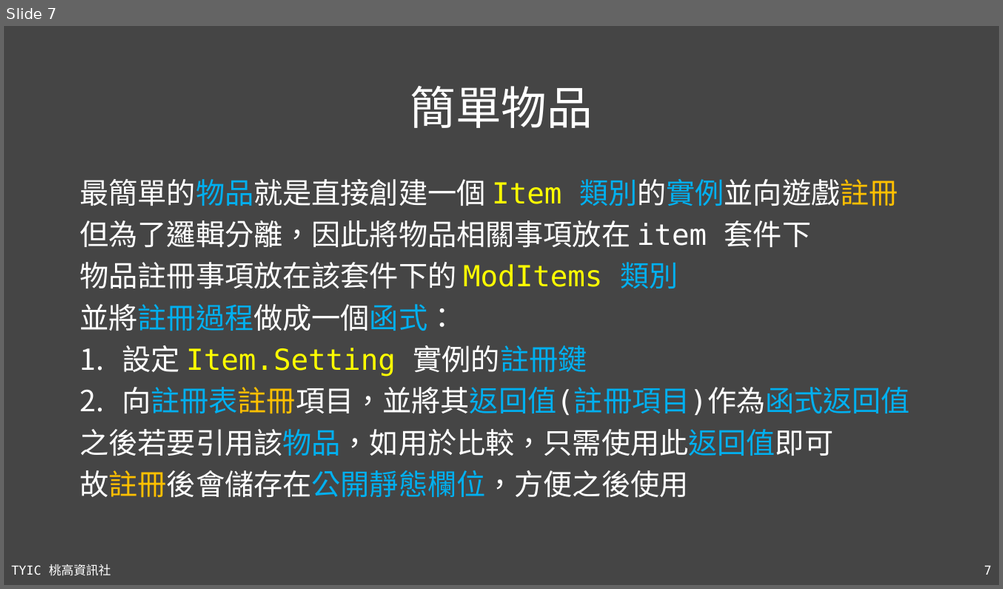
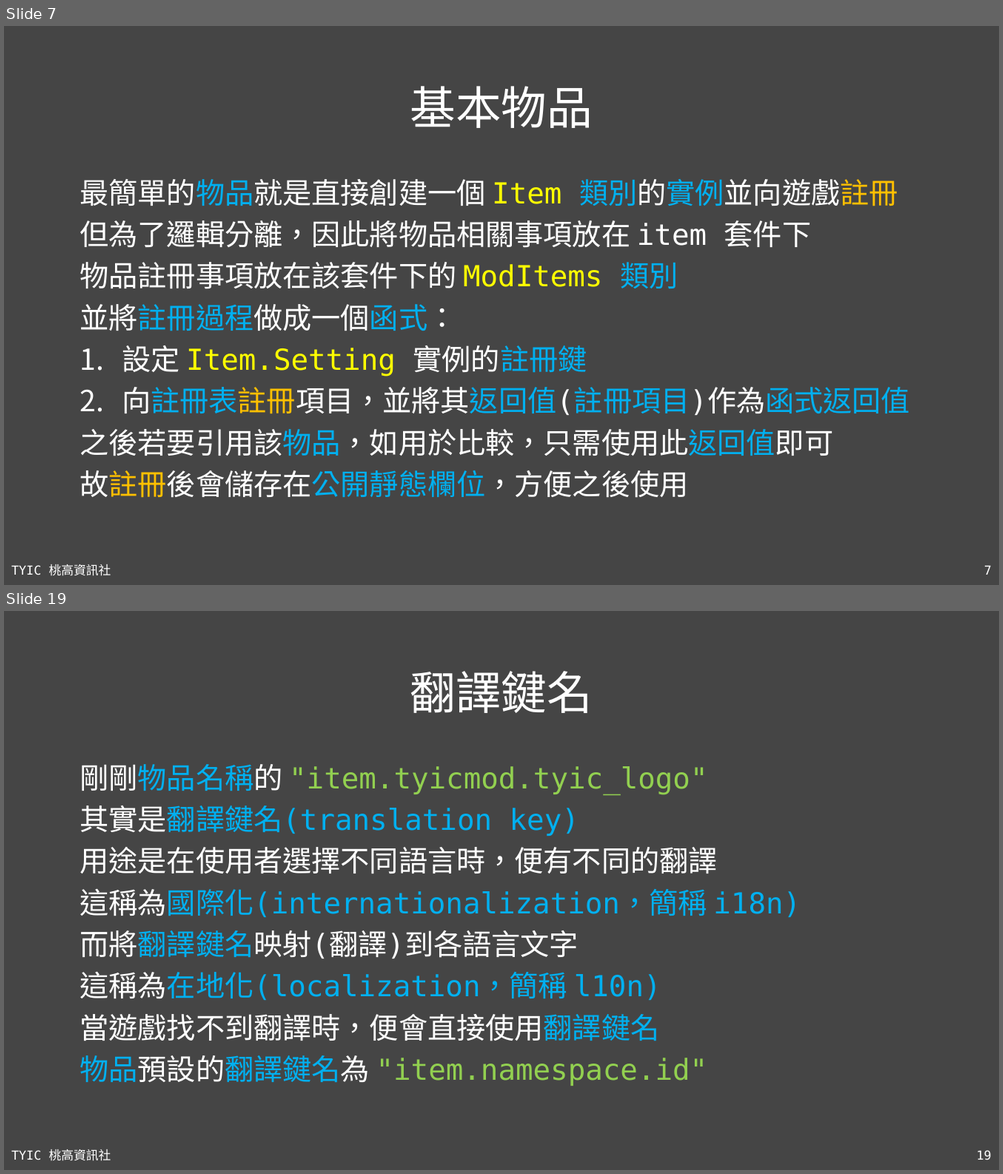
Before and after one commit to TYSHIC/slides, a slide deck: ppt/51_Java 專案：物品.pptx. Shown one above the other, each under a label of ours: slide 7 before the commit, slides 7 and 19 after it; the slides between them are not shown. The pictures are 1003x589 and 1003x1174 pixels, drawn with LibreOffice and Linux fonts; fonts in the diff are those of the drawing. Boxes give left, top, right and bottom in pixels: in the first picture for what was removed or moved away, otherwise in the second. Text is boxed around its words. In the diff, an @@ line names an element or a change of style, - is before the commit and + after.

```diff
--- a/ppt/51_Java 專案：物品.pptx
+++ b/ppt/51_Java 專案：物品.pptx
@@ slide 19 added at bbox=[4, 611, 999, 1170], background #454545; not listed: 2 template elements that a slide beside it also shows @@
@@ title added at bbox=[410, 671, 592, 713], 44 pt, text #FFFFFF @@
+翻譯鍵名
@@ text added at bbox=[79, 764, 800, 1086], 28 pt, text #00B0F0 @@
+剛剛物品名稱的 "item.tyicmod.tyic_logo"
+其實是翻譯鍵名(translation key)
+用途是在使用者選擇不同語言時，便有不同的翻譯
+這稱為國際化(internationalization，簡稱 i18n)
+而將翻譯鍵名映射(翻譯)到各語言文字
+這稱為在地化(localization，簡稱 l10n)
+當遊戲找不到翻譯時，便會直接使用翻譯鍵名
+物品預設的翻譯鍵名為 "item.namespace.id"
@@ slide 7 changed as well @@
@@ title at bbox=[410, 86, 592, 128]: text changed @@
-簡單物品
+基本物品
```
Also in this commit, not shown: 2 other slides changed, 18 other slides added, 16 other files.
